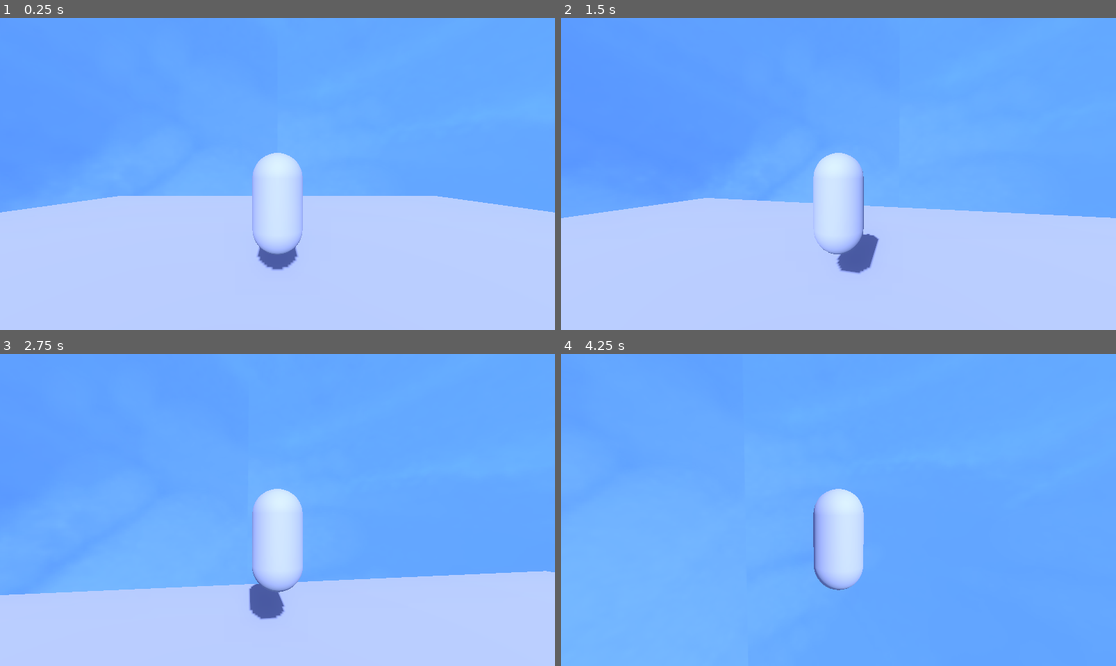
Above: before the commit, frames 1-4 (two rows, left to right).
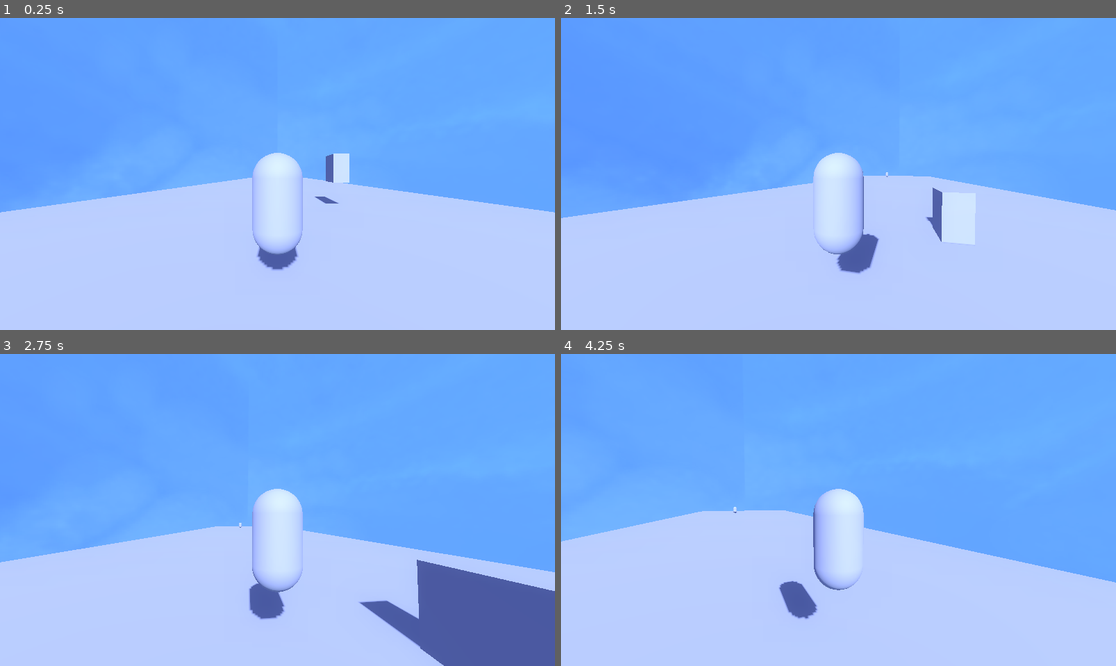
Above: after the commit, the same moments.

Repository: emeryplyler/Carrier
Game: Godot game, scene res://scenes/main.tscn
Two runs of this game, one before a commit and one after it. Both use one fixed random seed, a clock stepped at 60 frames per second and the inputs below.
Inputs (mouse positions are in pixels of both pictures, inside the frame that each line leads up to):
- Up to frame 1 (0.25 s): no input
- Up to frame 2 (1.5 s): tap Enter (ui_accept) at 0.5 s; move the mouse to (866, 174) at 0.52 s; hold W (forward) from 0.53 s (still down); right-click (866, 174) at 0.6 s; tap Space (jump) at 0.77 s; move the mouse to (810, 174) at 1.27 s; right-click (810, 174) at 1.35 s
- Up to frame 3 (2.75 s): keep holding W (forward); tap Space (jump) at 1.52 s; move the mouse to (288, 503) at 2.02 s; right-click (288, 503) at 2.1 s
- Up to frame 4 (4.25 s): keep holding W (forward); move the mouse to (832, 516) at 2.77 s; right-click (832, 516) at 2.85 s; tap Space (jump) at 3.02, 3.77 s; move the mouse to (877, 513) at 3.52 s; right-click (877, 513) at 3.6 s

The runs differ from the first frame. In frame 1, 1.9% of the frame differs, in the area x 0-100%, y 43-63%; in frame 2, 4.2%; in frame 3, 18%; in frame 4, 40%, in the area x 0-100%, y 48-100%.

Commit message:
carrying things kinda works

Diff:
--- /dev/null
+++ b/prefabs/goal.tscn
@@ -0,0 +1,21 @@
+[gd_scene load_steps=4 format=3 uid="uid://coeqpr44e7306"]
+
+[sub_resource type="CapsuleMesh" id="CapsuleMesh_8d476"]
+
+[sub_resource type="CapsuleShape3D" id="CapsuleShape3D_38h3g"]
+
+[sub_resource type="CylinderShape3D" id="CylinderShape3D_3623m"]
+radius = 5.90111
+
+[node name="Goal" type="StaticBody3D"]
+
+[node name="MeshInstance3D" type="MeshInstance3D" parent="."]
+mesh = SubResource("CapsuleMesh_8d476")
+
+[node name="CollisionShape3D" type="CollisionShape3D" parent="."]
+shape = SubResource("CapsuleShape3D_38h3g")
+
+[node name="Area3D" type="Area3D" parent="."]
+
+[node name="CollisionShape3D" type="CollisionShape3D" parent="Area3D"]
+shape = SubResource("CylinderShape3D_3623m")
--- a/prefabs/player.tscn
+++ b/prefabs/player.tscn
@@ -7,7 +7,11 @@
 
 [sub_resource type="CapsuleMesh" id="CapsuleMesh_jugux"]
 
+[sub_resource type="CylinderShape3D" id="CylinderShape3D_detuv"]
+radius = 2.15
+
 [node name="CharacterBody3D" type="CharacterBody3D"]
+collision_mask = 2
 script = ExtResource("1_ql552")
 
 [node name="CollisionShape3D" type="CollisionShape3D" parent="."]
@@ -22,3 +26,14 @@
 [node name="Camera3D" type="Camera3D" parent="CamTarget"]
 transform = Transform3D(1, 0, 0, 0, 1, 0, 0, 0, 1, 0, 0, 4.06448)
 environment = ExtResource("2_ly7mr")
+
+[node name="ObjectHoldPosition" type="Node3D" parent="."]
+transform = Transform3D(1, 0, 0, 0, 1, 0, 0, 0, 1, 0, -1.3018, 0)
+
+[node name="ItemDetection" type="Area3D" parent="."]
+
+[node name="CollisionShape3D" type="CollisionShape3D" parent="ItemDetection"]
+shape = SubResource("CylinderShape3D_detuv")
+
+[connection signal="body_entered" from="ItemDetection" to="." method="_on_item_detection_body_entered"]
+[connection signal="body_exited" from="ItemDetection" to="." method="_on_item_detection_body_exited"]
--- a/project.godot
+++ b/project.godot
@@ -47,3 +47,13 @@
 "events": [Object(InputEventKey,"resource_local_to_scene":false,"resource_name":"","device":-1,"window_id":0,"alt_press …(182 unchanged characters)…
 ]
 }
+interact={
+"deadzone": 0.5,
+"events": [Object(InputEventMouseButton,"resource_local_to_scene":false,"resource_name":"","device":-1,"window_id":0,"alt_pressed":false,"shift_pressed":false,"ctrl_pressed":false,"meta_pressed":false,"button_mask":0,"position":Vector2(0, 0),"global_position":Vector2(0, 0),"factor":1.0,"button_index":2,"canceled":false,"pressed":false,"double_click":false,"script":null)
+]
+}
+
+[layer_names]
+
+3d_physics/layer_1="Objects"
+3d_physics/layer_2="Terrain"
--- a/scenes/main.tscn
+++ b/scenes/main.tscn
@@ -1,28 +1,52 @@
-[gd_scene load_steps=4 format=3 uid="uid://bdtqodc87jhrh"]
+[gd_scene load_steps=7 format=3 uid="uid://bdtqodc87jhrh"]
 
 [ext_resource type="PackedScene" uid="uid://dqecjdox2hhuo" path="res://prefabs/player.tscn" id="1_k2ow1"]
+[ext_resource type="PackedScene" uid="uid://coeqpr44e7306" path="res://prefabs/goal.tscn" id="2_a1dwj"]
 
 [sub_resource type="BoxMesh" id="BoxMesh_8rmcf"]
-size = Vector3(30, 1, 30)
+size = Vector3(30, 1, 120)
 
 [sub_resource type="BoxShape3D" id="BoxShape3D_5rxsu"]
-size = Vector3(30, 1, 30)
+size = Vector3(30, 1, 120)
+
+[sub_resource type="BoxShape3D" id="BoxShape3D_dnrsj"]
+size = Vector3(1, 1.75, 2)
+
+[sub_resource type="BoxMesh" id="BoxMesh_vbnbb"]
+size = Vector3(1, 1.75, 2)
 
 [node name="Main" type="Node3D"]
 
 [node name="CharacterBody3D" parent="." instance=ExtResource("1_k2ow1")]
 transform = Transform3D(1, 0, 0, 0, 1, 0, 0, 0, 1, 0, 2, 0)
 
-[node name="StaticBody3D" type="StaticBody3D" parent="."]
+[node name="Ground" type="StaticBody3D" parent="."]
+transform = Transform3D(1, 0, 0, 0, 1, 0, 0, 0, 1, 0, 0, -44.6045)
+collision_layer = 2
+collision_mask = 0
 
-[node name="MeshInstance3D" type="MeshInstance3D" parent="StaticBody3D"]
+[node name="MeshInstance3D" type="MeshInstance3D" parent="Ground"]
+transform = Transform3D(1.00243, 0, 0, 0, 1.00243, 0, 0, 0, 1.00243, 0, 0, 0)
 mesh = SubResource("BoxMesh_8rmcf")
 skeleton = NodePath("../..")
 
-[node name="CollisionShape3D" type="CollisionShape3D" parent="StaticBody3D"]
+[node name="CollisionShape3D" type="CollisionShape3D" parent="Ground"]
 shape = SubResource("BoxShape3D_5rxsu")
 
 [node name="DirectionalLight3D" type="DirectionalLight3D" parent="."]
 transform = Transform3D(1, 0, 0, 0, 0.820082, 0.572246, 0, -0.572246, 0.820082, 9.47436, 6.79299, 0)
 light_color = Color(0.92549, 0.960784, 1, 1)
 shadow_enabled = true
+
+[node name="Goal" parent="." instance=ExtResource("2_a1dwj")]
+transform = Transform3D(1, 0, 0, 0, 1, 0, 0, 0, 1, -2.87633, 1.52796, -87.2074)
+
+[node name="Cargo" type="RigidBody3D" parent="."]
+transform = Transform3D(1, 0, 0, 0, 1, 0, 0, 0, 1, 3.9079, 3.22024, -9.34239)
+collision_mask = 3
+
+[node name="CollisionShape3D" type="CollisionShape3D" parent="Cargo"]
+shape = SubResource("BoxShape3D_dnrsj")
+
+[node name="MeshInstance3D" type="MeshInstance3D" parent="Cargo"]
+mesh = SubResource("BoxMesh_vbnbb")
--- a/scripts/player.gd
+++ b/scripts/player.gd
@@ -5,6 +5,10 @@
 
 @export var SPEED = 5.0
 #const JUMP_VELOCITY = 4.5
+
+@onready var object_hold_position = $ObjectHoldPosition
+var objects_in_range = []
+var held_object
 
 # Get the gravity from the project settings to be synced with RigidBody nodes.
 var gravity = ProjectSettings.get_setting("physics/3d/default_gravity")
@@ -23,6 +27,15 @@
 	# Add the gravity.
 #	if not is_on_floor():
 #		velocity.y -= gravity * delta
+
+	# Handle held objects
+	if Input.is_action_just_pressed("interact"):
+		if objects_in_range.size() > 0 and not held_object: # only hold one thing at a time
+			held_object = objects_in_range[0] # NOTE: change later?
+			held_object.freeze_mode = RigidBody3D.FREEZE_MODE_KINEMATIC
+
+	if held_object:
+		held_object.global_transform.origin = object_hold_position.global_transform.origin
 
 	# Handle Jump.
 #	if Input.is_action_just_pressed("ui_accept") and is_on_floor():
@@ -44,3 +57,11 @@
 		velocity.z = move_toward(velocity.z, 0, SPEED)
 
 	move_and_slide()
+
+func _on_item_detection_body_entered(body):
+	if body != self:
+		objects_in_range.append(body)
+	# NOTE: give these objects an outline later?
+
+func _on_item_detection_body_exited(body):
+	objects_in_range.erase(body)
Not shown: 1 places in prefabs/player.tscn that only renumber resources
